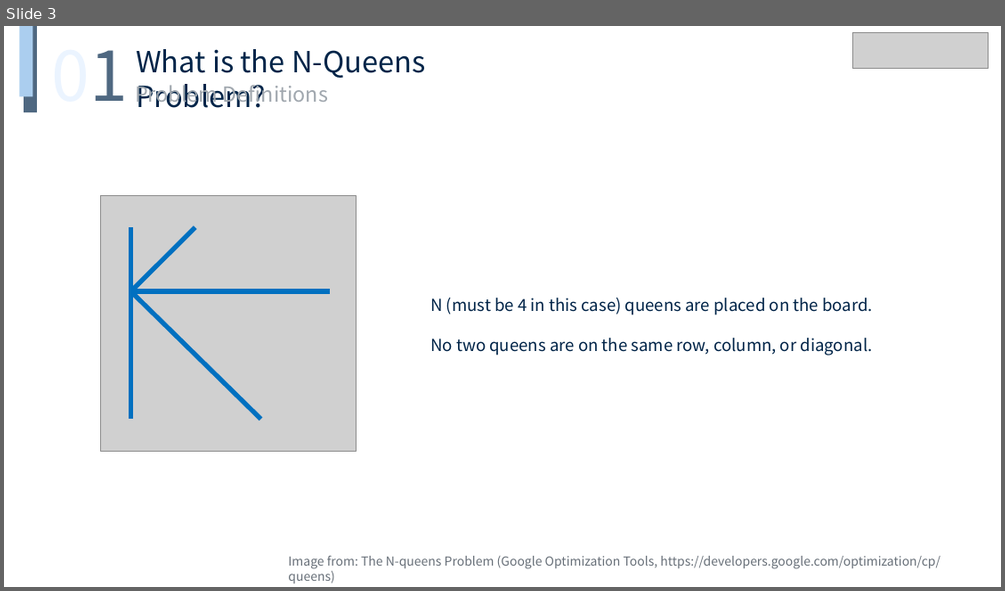
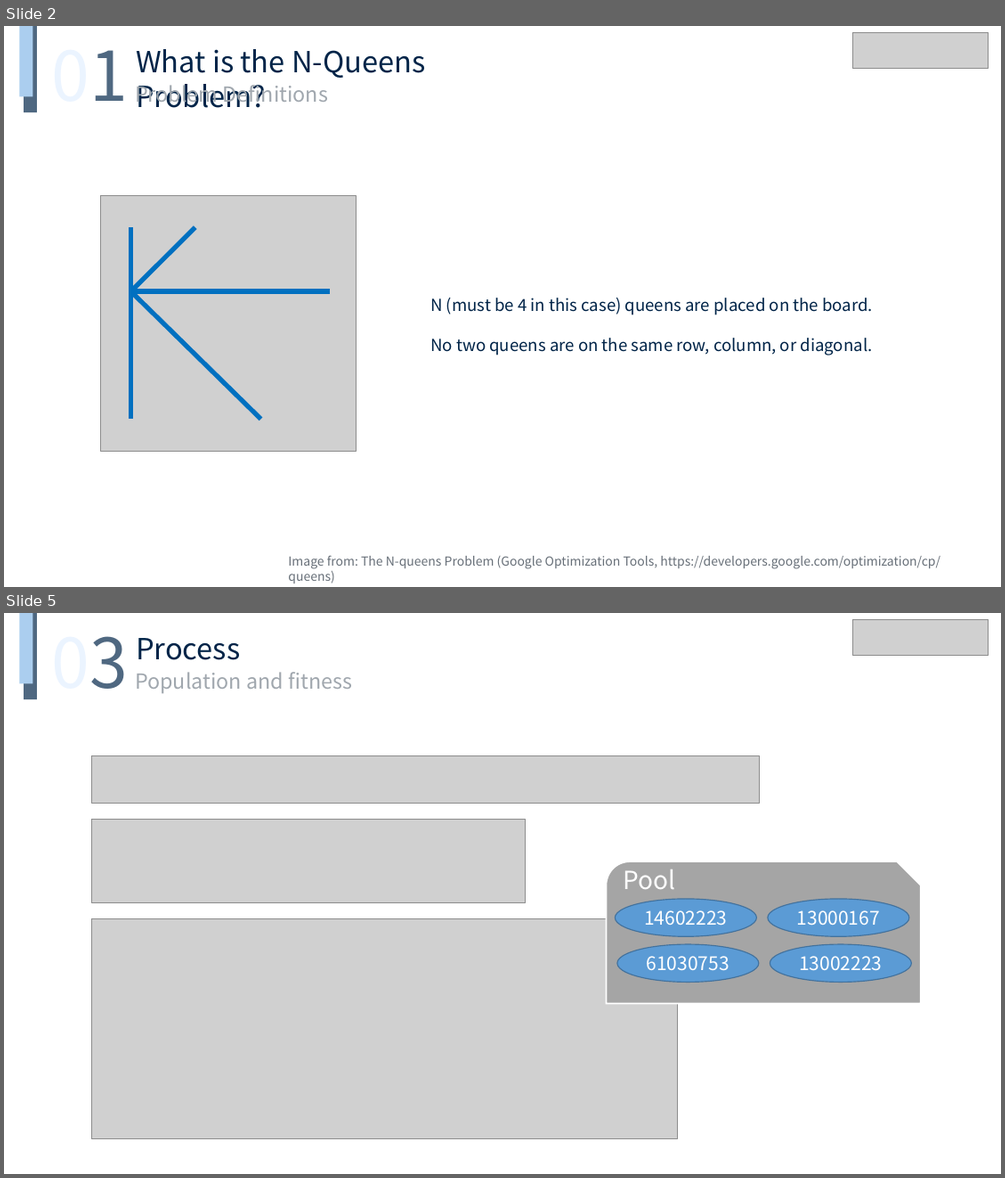
Before and after one commit to rapsealk/GeneticAlgorithm, a slide deck: ppt/NQueens.pptx. Shown one above the other, each under a label of ours: slide 3 before the commit, slides 2 and 5 after it; the slides between them are not shown. The pictures are 1005x591 and 1005x1178 pixels, drawn with LibreOffice and Linux fonts; fonts in the diff are those of the drawing; grey boxes stand for pictures. Boxes give left, top, right and bottom in pixels: in the first picture for what was removed or moved away, otherwise in the second. Text is boxed around its words. In the diff, an @@ line names an element or a change of style, - is before the commit and + after.

```diff
--- a/ppt/NQueens.pptx
+++ b/ppt/NQueens.pptx
@@ slide 5 added at (x1=4, y1=613, x2=1001, y2=1174), background #FFFFFF @@
@@ group added at (x1=20, y1=613, x2=353, y2=699): 3 texts, 2 rectangles @@
+03
+Process
+Population and fitness
@@ picture added at (x1=853, y1=619, x2=988, y2=655) @@
@@ picture added at (x1=92, y1=755, x2=760, y2=803) @@
@@ picture added at (x1=92, y1=819, x2=526, y2=902) @@
@@ picture added at (x1=92, y1=919, x2=678, y2=1139) @@
@@ group added at (x1=606, y1=861, x2=921, y2=1004): 4 ellipses, 1 snip round rect, 1 text @@
+Pool
+14602223
+13000167
+61030753
+13002223
@@ what was slide 3 is now slide 2 @@
```
Also in this commit, not shown: 4 slides changed, 2 other slides added, 5 slides removed, 3 other files.
